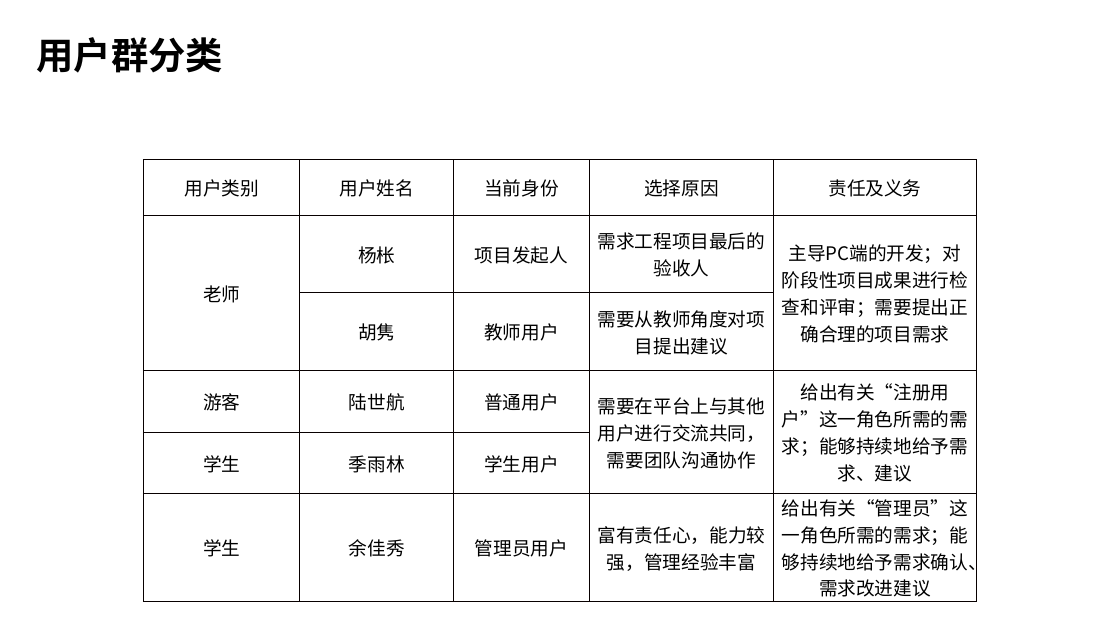
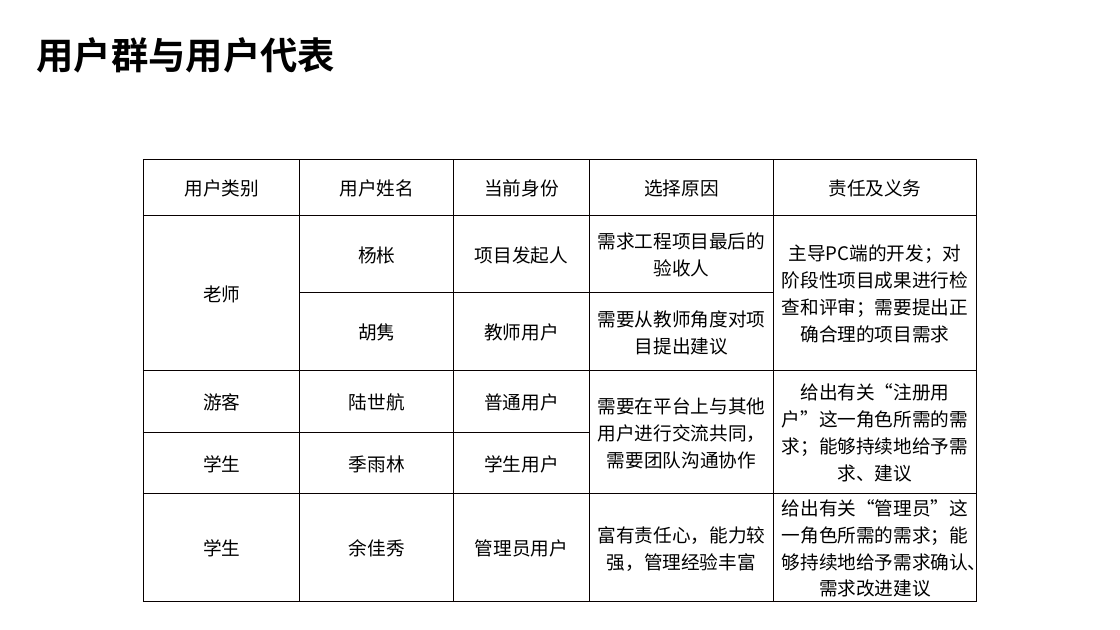
Before and after one commit to Ysuny2333/SRA2022-G15, a slide deck: slide 9 of 软件需求规格说明/SRA2022-G15-需求规格说明PPT.pptx (slide 8 before the commit). Drawn at 1120x630 pixels with LibreOffice and Linux fonts; fonts in the diff are those of the drawing; background and template pictures are left out. Boxes give left, top, right and bottom in pixels: in the first picture for what was removed or moved away, otherwise in the second. Text is boxed around its words. In the diff, an @@ line names an element or a change of style, - is before the commit and + after.

```diff
--- a/软件需求规格说明/SRA2022-G15-需求规格说明PPT.pptx
+++ b/软件需求规格说明/SRA2022-G15-需求规格说明PPT.pptx
@@ text at (36, 37, 335, 73): text changed @@
-用户群分类
+用户群与用户代表
```
Also in this commit, not shown: 9 other slides changed, 17 slides added.
